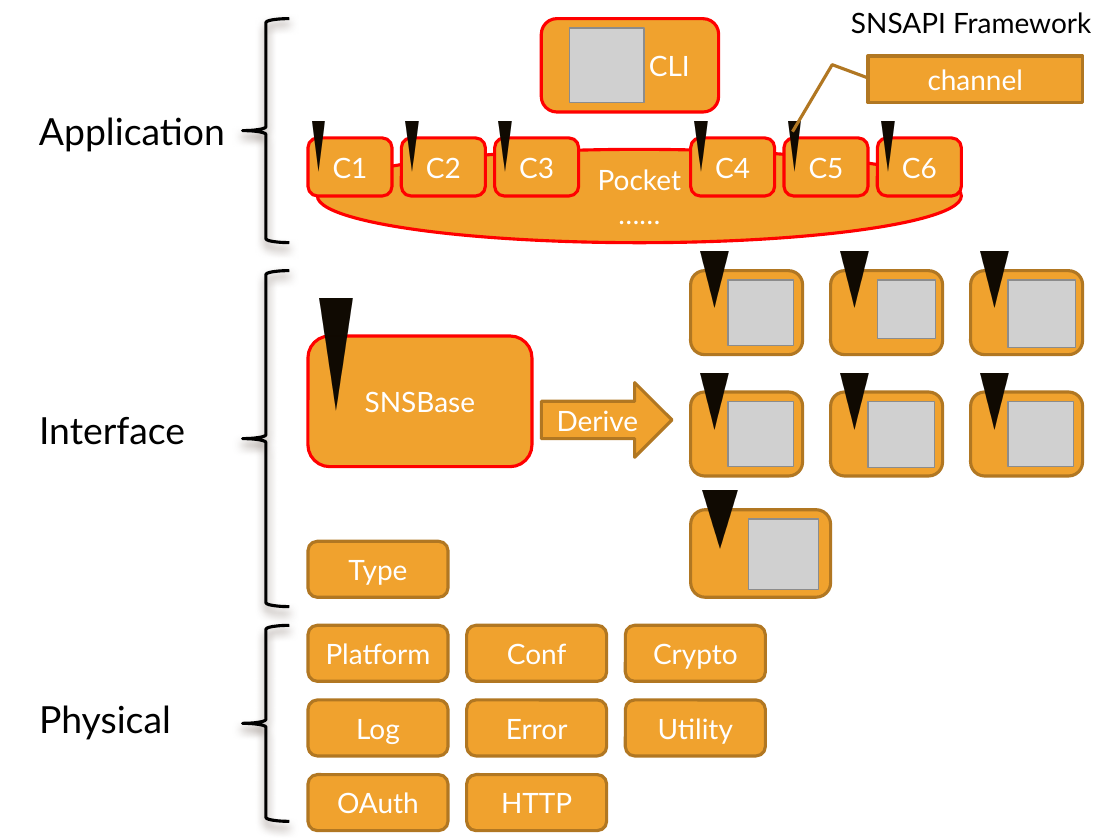
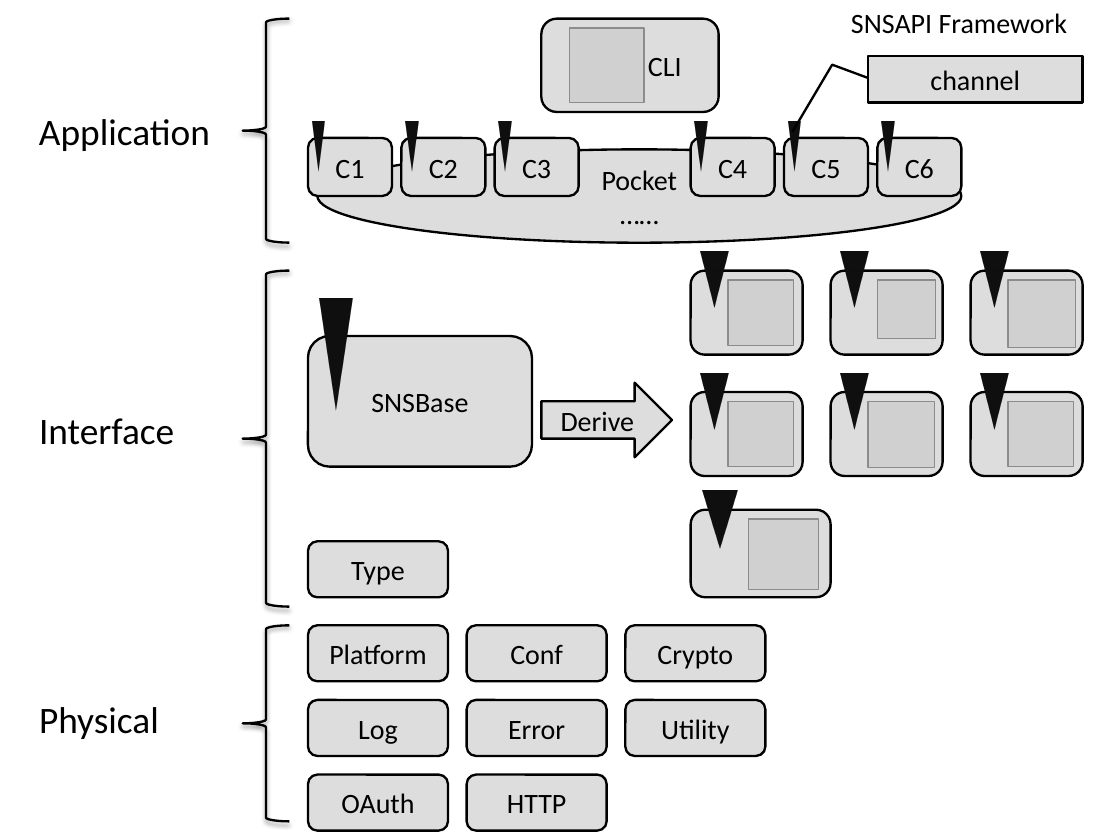
Before and after one commit to hupili/sns-router, a slide deck: slide 4 of doc/presentation/presentation-white.pptx. Drawn at 1120x840 pixels with LibreOffice and Linux fonts; fonts in the diff are those of the drawing; grey boxes stand for pictures; background and template pictures are left out. Boxes give left, top, right and bottom in pixels: in the first picture for what was removed or moved away, otherwise in the second. Text is boxed around its words. In the diff, an @@ line names an element or a change of style, - is before the commit and + after.

```diff
--- a/doc/presentation/presentation-white.pptx
+++ b/doc/presentation/presentation-white.pptx
@@ outline #000000 2 pt to #000000 1.5 pt; shadow changed in 3 elements at [243,625,290,821], [243,271,290,607], [243,19,290,243] @@
@@ font Lato to Calibri in 4 elements at [39,707,159,739], [39,418,174,445], [39,119,210,151], [851,13,1068,34] @@
@@ font Lato to Calibri, text colour #FFFFFF to #000000; fill #F0A22E to #DDDDDD; outline #B27822 2 pt to #000000 1.5 pt in 11 elements at [308,625,448,681], [467,700,607,756], [467,775,607,831], [308,775,448,831], [308,700,448,756], [625,700,765,756], [467,625,607,681], [625,625,765,681], [308,541,448,597], [541,383,672,458], [868,56,1083,103] @@
@@ font Lato to Calibri, text colour #FFFFFF to #000000; fill #F0A22E to #DDDDDD; outline #FF0000 2 pt to #000000 1.5 pt in 9 elements at [308,336,532,467], [541,19,718,112], [317,149,961,242], [308,138,392,196], [401,138,485,196], [495,138,579,196], [691,138,775,196], [784,138,868,196], [877,138,961,196] @@
@@ fill #F0A22E to #DDDDDD; outline #FF0000 2 pt to #000000 1.5 pt in 7 elements at [319,299,353,411], [312,121,325,170], [405,121,418,170], [498,121,511,170], [694,121,707,170], [788,121,801,170], [881,121,894,170] @@
@@ fill #F0A22E to #DDDDDD; outline #B27822 2 pt to #000000 1.5 pt in 14 elements at [831,271,943,355], [840,252,868,308], [971,392,1083,476], [980,373,1008,429], [691,271,803,355], [700,252,728,308], [691,392,803,476], [700,373,728,429], [971,271,1083,355], [980,252,1008,308], [831,392,943,476], [840,373,868,429], [691,510,831,597], [702,491,737,549] @@
```
Also in this commit, not shown: 26 other slides changed, 1 other file.
